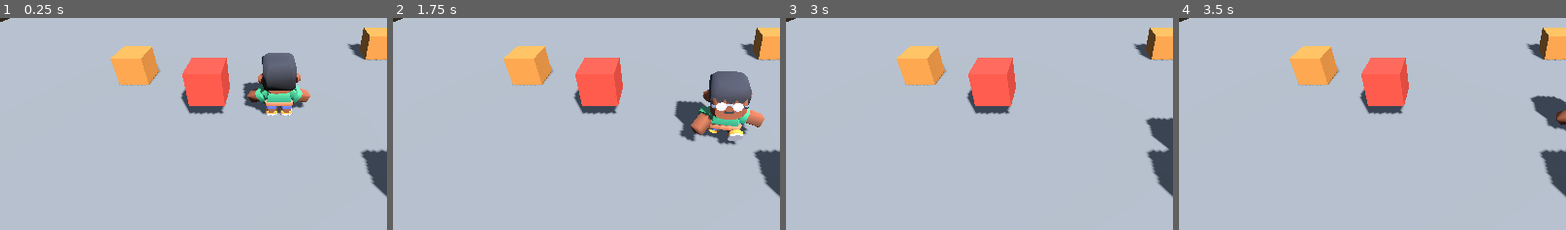
Above: before the commit, frames 1-4 (left to right).
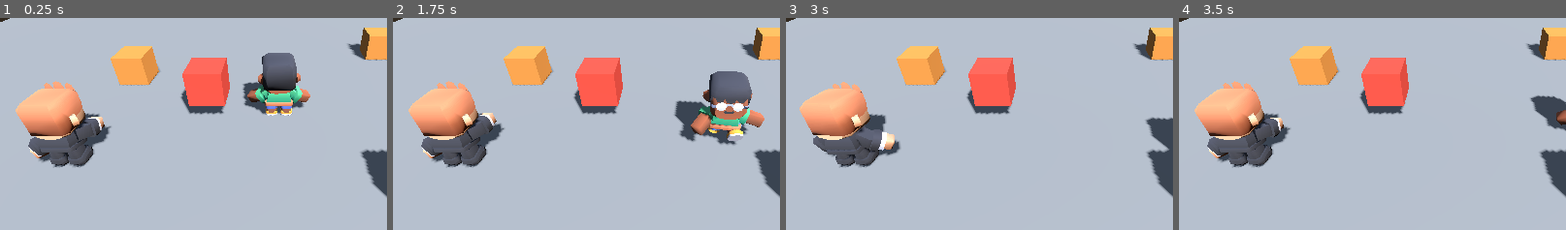
Above: after the commit, the same moments.

Repository: Carola-caicedo/Survivor-Maze-Puzzle
Game: Godot game, scene res://main.tscn
Same seed, same stepped clock (60 frames per second), same inputs: the game is played once before the commit and once after it.
Inputs:
- Up to frame 1 (0.25 s): no input
- Up to frame 2 (1.75 s): hold D (move_right) 0.53-1.28 s; tap Space (espada) at 0.6 s; hold S (move_down) from 1.28 s (still down); tap E (interactuar) at 1.35 s
- Up to frame 3 (3 s): release S (move_down) at 2.03 s; hold D (move_right) 2.03-2.78 s; tap F at 2.1 s; hold W (move_up) from 2.78 s (still down); tap Space (espada) at 2.85 s
- Up to frame 4 (3.5 s): keep holding W (move_up)
The pictures show only the part of the screen within x 14-64%, y 28-78%; the shares and areas given below are measured in that part.

The runs differ from the first frame. In frame 1, 6.3% of the frame differs, in the area x 4-29%, y 29-71%; in frame 2, 6.3%; in frame 3, 6.4%, in the area x 3-30%, y 30-71%; in frame 4, 6.3%.

Commit message:
T9 N1 - Tarea B - ciclo del ataque

Diff:
--- /dev/null
+++ b/golpeador.gd
@@ -0,0 +1,98 @@
+extends CharacterBody3D
+
+enum Estado { ACERCARSE, AVISO, GOLPE, RECARGA }
+
+@export var rapidez = 2.0
+@export var rango_ataque = 1.5
+@export var tiempo_aviso = 0.5
+@export var tiempo_recarga = 1.0
+
+var estado = Estado.ACERCARSE
+var reloj = 0.0
+var jugador = null
+
+@onready var anim = $Modelo/AnimationPlayer
+
+
+func _ready():
+	jugador = get_tree().get_first_node_in_group("jugador")
+
+
+func _physics_process(delta):
+	velocity += get_gravity() * delta
+	reloj = maxf(reloj - delta, 0.0)
+
+	var nuevo = decidir()
+	if nuevo != estado:
+		cambiar_a(nuevo)
+
+	match estado:
+		Estado.ACERCARSE:
+			if jugador != null:
+				ir_a(jugador.global_position)
+		Estado.AVISO:
+			frenar("interact-right")
+		Estado.GOLPE:
+			frenar("attack-melee-right")
+			golpear()
+		Estado.RECARGA:
+			frenar("idle")
+
+	move_and_slide()
+
+# Desde cada estado solo se puede pasar a uno: el ciclo del ataque.
+func decidir():
+	match estado:
+		Estado.ACERCARSE:
+			if distancia() <= rango_ataque:
+				return Estado.AVISO
+		Estado.AVISO:
+			if reloj <= 0.001:
+				return Estado.GOLPE
+		Estado.GOLPE:
+			# El golpe dura un solo cuadro: pasa de inmediato a RECARGA
+			return Estado.RECARGA
+		Estado.RECARGA:
+			if reloj <= 0.001:
+				return Estado.ACERCARSE
+	return estado
+
+
+func cambiar_a(nuevo):
+	estado = nuevo
+	print(name, " -> ", Estado.keys()[estado], " cuadro ",
+		Engine.get_physics_frames(), " a ",
+		snappedf(distancia(), 0.01), " m")
+	if estado == Estado.AVISO:
+		reloj = tiempo_aviso
+	elif estado == Estado.RECARGA:
+		reloj = tiempo_recarga
+
+
+func golpear():
+	print(name, " golpea")
+
+
+func ir_a(destino):
+	var hacia = destino - global_position
+	hacia.y = 0.0
+	var dir = hacia.normalized()
+	velocity.x = dir.x * rapidez
+	velocity.z = dir.z * rapidez
+	if dir.length() > 0.001:
+		basis = Basis.looking_at(dir)
+	anim.play("walk")
+
+
+func frenar(animacion):
+	velocity.x = 0.0
+	velocity.z = 0.0
+	anim.play(animacion)
+
+
+func distancia():
+	if jugador == null:
+		return 999.0
+	var p = jugador.global_position
+	var o = global_position
+	return Vector2(p.x - o.x, p.z - o.z).length()
--- /dev/null
+++ b/golpeador.tscn
@@ -0,0 +1,18 @@
+[gd_scene format=3 uid="uid://ccd46sqcppw1j"]
+
+[ext_resource type="Script" uid="uid://b5t8kjrddqakk" path="res://golpeador.gd" id="1_nln5y"]
+[ext_resource type="PackedScene" uid="uid://btbidf61ylt57" path="res://personaje/character-male-d.glb" id="2_bevbv"]
+
+[sub_resource type="CapsuleShape3D" id="CapsuleShape3D_7mycd"]
+radius = 0.35
+height = 1.75
+
+[node name="Golpeador" type="CharacterBody3D" unique_id=602957092 groups=["jugador"]]
+script = ExtResource("1_nln5y")
+
+[node name="CollisionShape3D" type="CollisionShape3D" parent="." unique_id=1574694485]
+transform = Transform3D(1, 0, 0, 0, 1, 0, 0, 0, 1, 0, 0.875, 0)
+shape = SubResource("CapsuleShape3D_7mycd")
+
+[node name="Modelo" parent="." unique_id=999883617 instance=ExtResource("2_bevbv")]
+transform = Transform3D(-2.6, 0, -2.2729921e-07, 0, 2.6, 0, 2.2729921e-07, 0, -2.6, 0, 0, 0)
--- a/main.tscn
+++ b/main.tscn
@@ -6,6 +6,7 @@
 [ext_resource type="PackedScene" uid="uid://bkmexfnojlmxi" path="res://personaje/character-male-a.glb" id="2_modelo"]
 [ext_resource type="Script" uid="uid://8muj4gig7kts" path="res://espada.gd" id="4_1bvp3"]
 [ext_resource type="Script" uid="uid://g76pliv8lo3r" path="res://interactuar.gd" id="5_lquwl"]
+[ext_resource type="PackedScene" uid="uid://ccd46sqcppw1j" path="res://golpeador.tscn" id="7_272bh"]
 
 [sub_resource type="ProceduralSkyMaterial" id="CieloMat"]
 
@@ -110,3 +111,6 @@
 
 [node name="Interactuar" type="Node" parent="Personaje" unique_id=1103396318]
 script = ExtResource("5_lquwl")
+
+[node name="Golpeador" parent="." unique_id=602957092 instance=ExtResource("7_272bh")]
+transform = Transform3D(1, 0, 0, 0, 1, 0, 0, 0, 1, -5, 0, 2)
Not shown, added: golpeador.gd.uid
